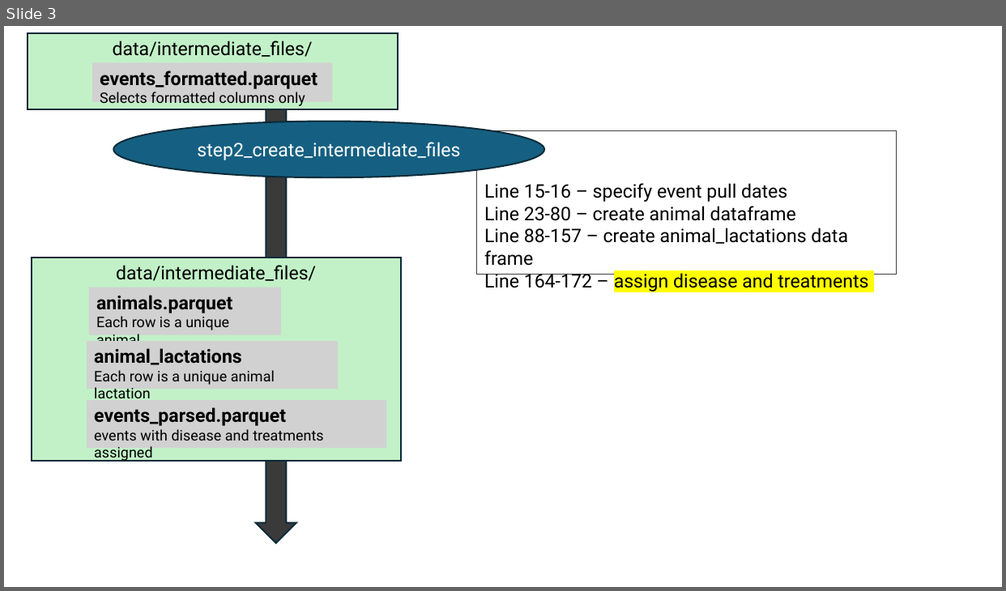
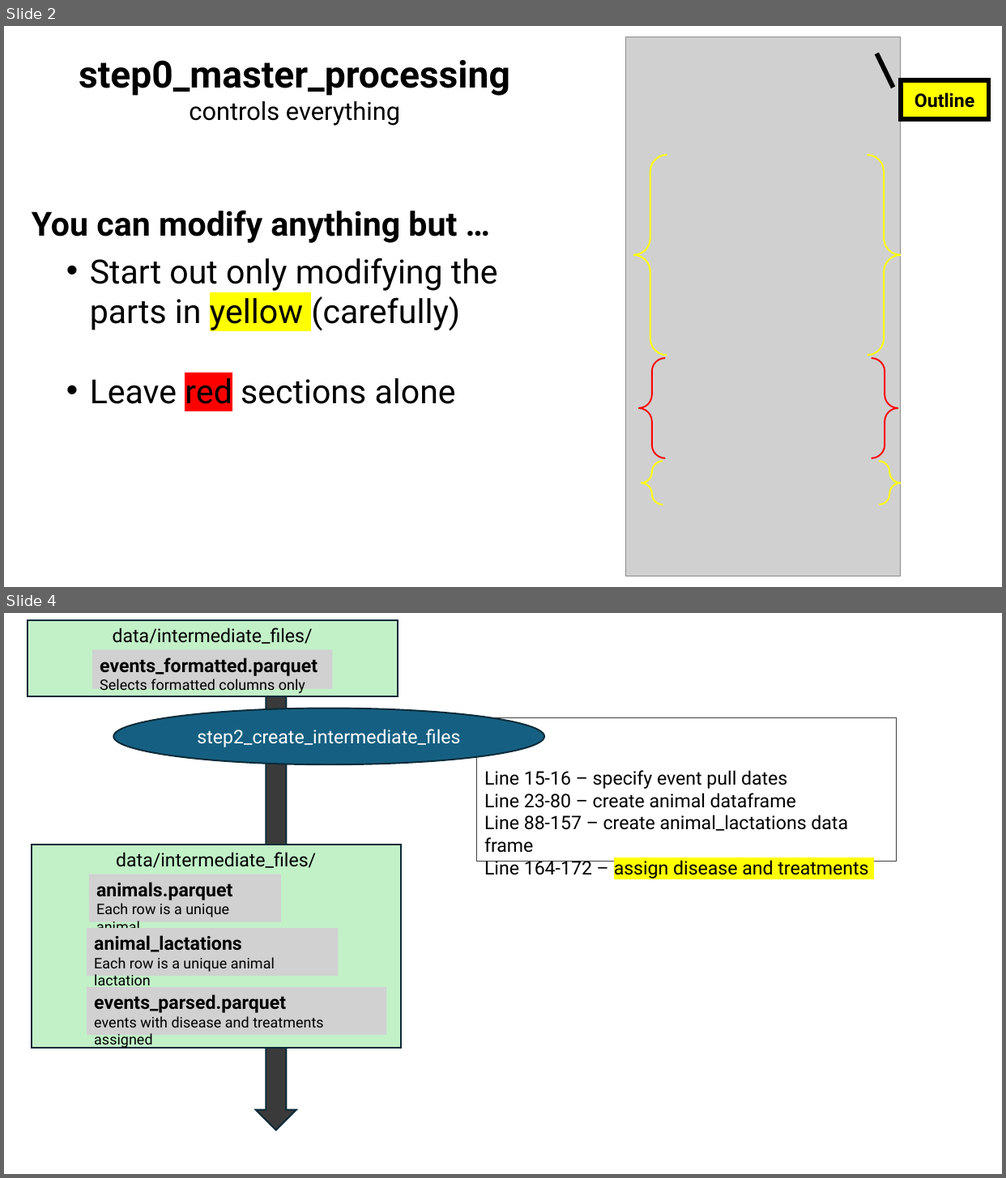
Before and after one commit to LivestockVeterinaryResources/DairyHealthDataProcessing, a slide deck: resources/DataProcessingDocumentation.pptx. Shown one above the other, each under a label of ours: slide 3 before the commit, slides 2 and 4 after it; the slides between them are not shown. The pictures are 1006x591 and 1006x1178 pixels, drawn with LibreOffice and Linux fonts; fonts in the diff are those of the drawing; grey boxes stand for pictures. Boxes give left, top, right and bottom in pixels: in the first picture for what was removed or moved away, otherwise in the second. Text is boxed around its words. In the diff, an @@ line names an element or a change of style, - is before the commit and + after.

Commit message:
updating work flow not final, outline changes implemented

```diff
--- a/resources/DataProcessingDocumentation.pptx
+++ b/resources/DataProcessingDocumentation.pptx
@@ slide 2 added at [4,26,1002,587], background #FFFFFF @@
@@ picture added at [626,37,901,577] @@
@@ text added at [79,60,510,126], 36 pt, text #000000, bold @@
+step0_master_processing
+controls everything
@@ border callout added at [901,80,989,119], fill #FFFF00, outline #000000 4.5 pt, 18 pt, text #000000, bold @@
+Outline
@@ brace pair added at [633,155,901,356], outline #FFFF00 1.5 pt @@
@@ text added at [32,210,457,243], 32 pt, text #000000, bold @@
+You can modify anything but …
@@ text added at [90,258,498,404], 32 pt, text #000000 @@
+• Start out only modifying the parts in yellow (carefully)
+• Leave red sections alone
@@ brace pair added at [639,358,898,459], outline #FF0000 1.5 pt @@
@@ brace pair added at [641,462,901,506], outline #FFFF00 1.5 pt @@
@@ what was slide 3 is now slide 4 @@
```
Also in this commit, not shown: 1 slide changed, 12 other files.
